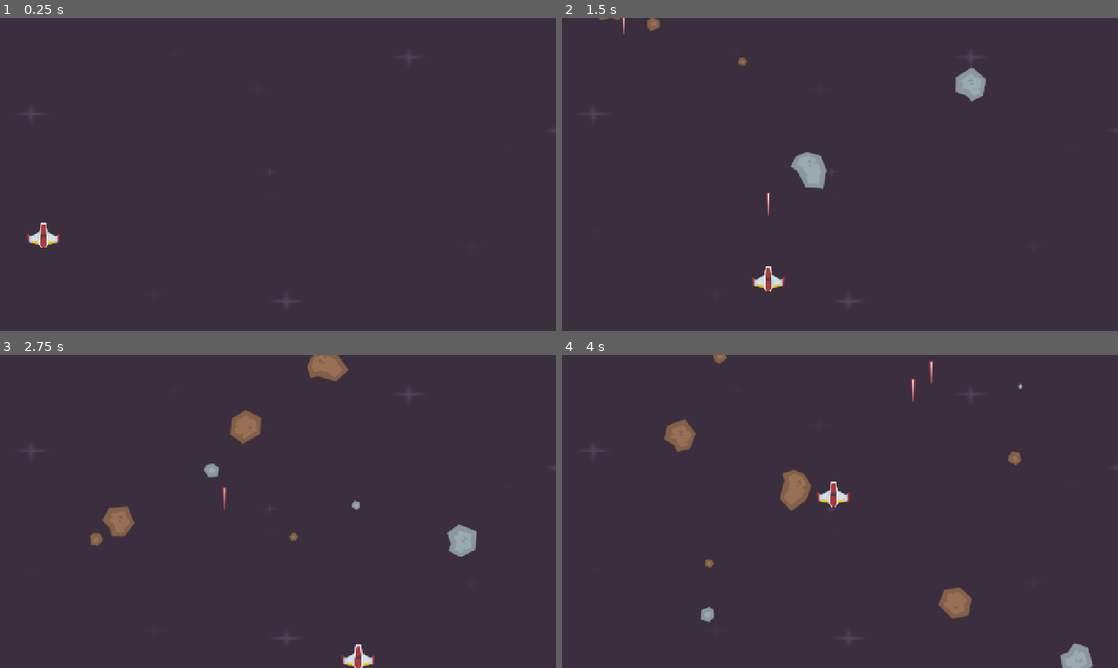
Above: before the commit, frames 1-4 (two rows, left to right).
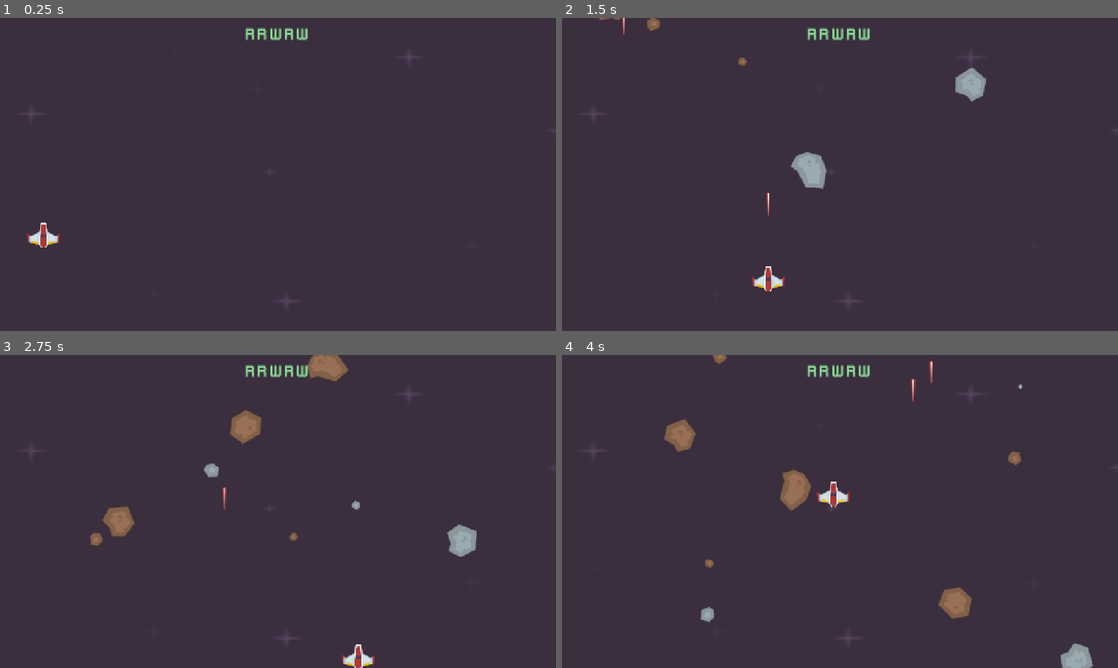
Above: after the commit, the same moments.

Repository: ORGinalBIbEK/space-shooter
Game: Godot game, scene res://scenes/level.tscn
The game is run twice, just before and just after one commit, with the same random seed, the same clock (stepped at 60 frames per second) and the same inputs.
Inputs (mouse positions are in pixels of both pictures, inside the frame that each line leads up to):
- Up to frame 1 (0.25 s): no input
- Up to frame 2 (1.5 s): move the mouse to (962, 158) at 0.52 s; hold Right (right) 0.53-1.28 s; click (962, 158) at 0.6 s; move the mouse to (728, 190) at 1.27 s; hold Down (down) from 1.28 s (still down); click (728, 190) at 1.35 s
- Up to frame 3 (2.75 s): move the mouse to (333, 442) at 2.02 s; release Down (down) at 2.03 s; hold Right (right) from 2.03 s (still down); click (333, 442) at 2.1 s
- Up to frame 4 (4 s): move the mouse to (812, 574) at 2.77 s; release Right (right) at 2.78 s; hold Up (up) 2.78-3.53 s; click (812, 574) at 2.85 s; move the mouse to (1006, 558) at 3.52 s; hold Left (left) from 3.53 s (still down); click (1006, 558) at 3.6 s

The runs differ from the first frame. In frame 1, 0.3% of the frame differs, in the area x 44-56%, y 3-8%; in frame 2, 0.3%; in frame 3, 0.3%; in frame 4, 0.3%.

Commit message:
setup for margin container

Diff:
--- a/scenes/level.tscn
+++ b/scenes/level.tscn
@@ -3,6 +3,7 @@
 [ext_resource type="PackedScene" uid="uid://wps0hpecyxnr" path="res://scenes/player.tscn" id="1_2q6dc"]
 [ext_resource type="Script" uid="uid://dyys16d60e4g2" path="res://scenes/level.gd" id="1_mx8sn"]
 [ext_resource type="Texture2D" uid="uid://cnl5nmeq6ga2l" path="res://Backgrounds/darkPurple.png" id="1_w8frs"]
+[ext_resource type="FontFile" uid="uid://dmgteuhrrtsvd" path="res://Bonus/kenvector_future_thin.ttf" id="4_mx8sn"]
 
 [sub_resource type="RectangleShape2D" id="RectangleShape2D_60jjh"]
 size = Vector2(119, 720)
@@ -59,5 +60,26 @@
 
 [node name="Lasers" type="Node2D" parent="." unique_id=1493134812]
 
+[node name="CanvasLayer" type="CanvasLayer" parent="." unique_id=1966930949]
+
+[node name="MarginContainer" type="MarginContainer" parent="CanvasLayer" unique_id=4537649]
+anchors_preset = 5
+anchor_left = 0.5
+anchor_right = 0.5
+offset_left = -20.0
+offset_right = 20.0
+offset_bottom = 40.0
+grow_horizontal = 2
+theme_override_constants/margin_top = 15
+
+[node name="Label" type="Label" parent="CanvasLayer/MarginContainer" unique_id=1659062310]
+layout_mode = 2
+theme_override_colors/font_color = Color(0.5372549, 0.84705883, 0.5647059, 1)
+theme_override_colors/font_shadow_color = Color(0.78416824, 0.4918279, 0.58959436, 0)
+theme_override_fonts/font = ExtResource("4_mx8sn")
+theme_override_font_sizes/font_size = 40
+text = "rrwrw"
+horizontal_alignment = 1
+
 [connection signal="laser" from="Player" to="." method="_on_player_laser"]
 [connection signal="timeout" from="MeteorTimer" to="." method="_on_meteor_timer_timeout"]
